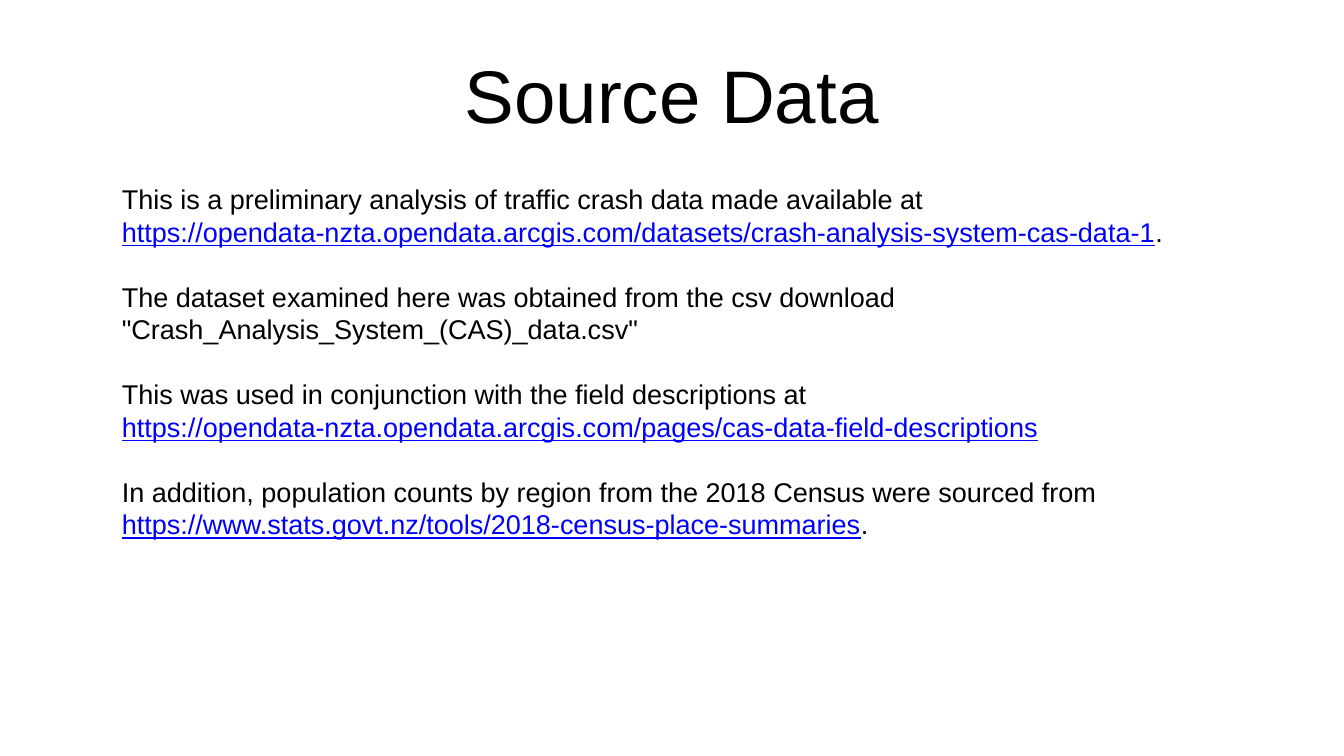
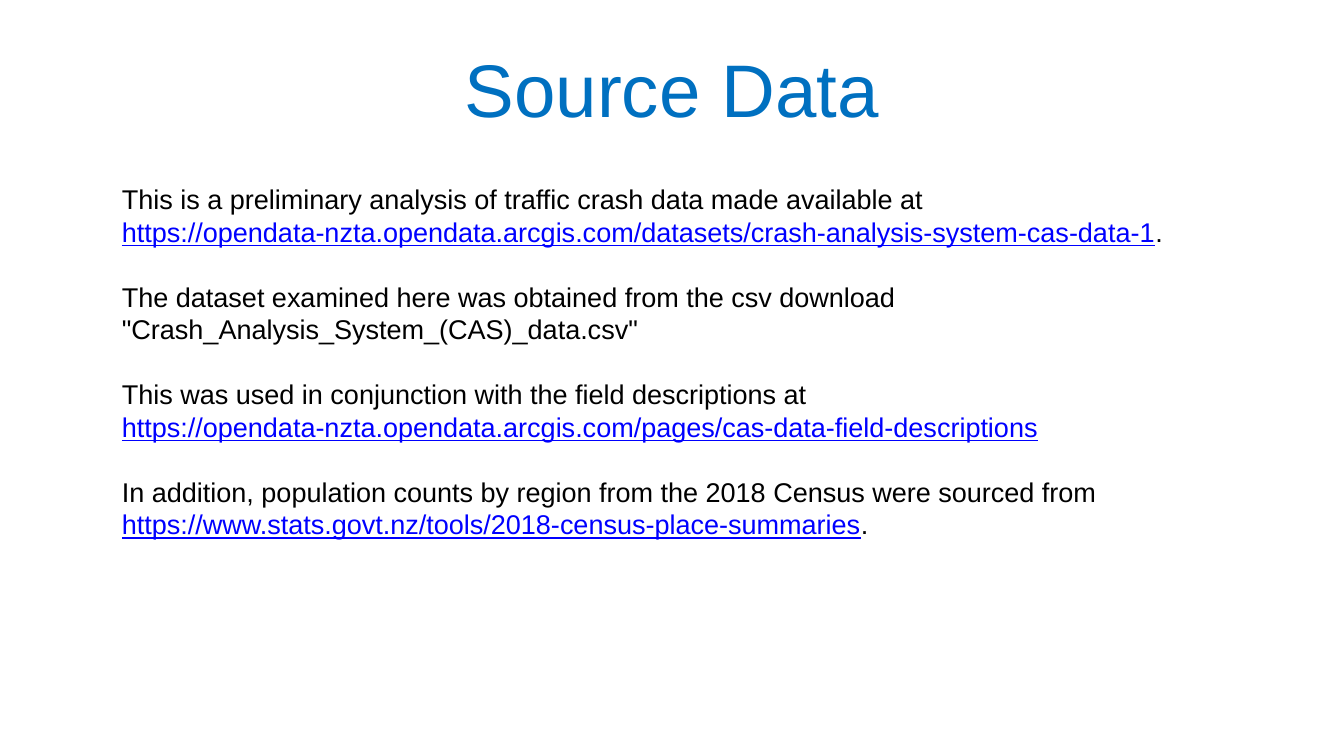
Before and after one commit to melancurion/Traffic_Data_Study, a slide deck: slide 1 of presentation/Traffic_Data_Study.pptx. Drawn at 1344x756 pixels with LibreOffice and Linux fonts; fonts in the diff are those of the drawing. Boxes give left, top, right and bottom in pixels: in the first picture for what was removed or moved away, otherwise in the second. Text is boxed around its words. In the diff, an @@ line names an element or a change of style, - is before the commit and + after.

```diff
--- a/presentation/Traffic_Data_Study.pptx
+++ b/presentation/Traffic_Data_Study.pptx
@@ title "Source Data" at (465, 65, 879, 118): text colour #000000 to #0070C0; line spacing 1 to 0.9 @@
```
Also in this commit, not shown: 3 other slides changed, 12 slides added, 1 slide removed, 4 other files.
